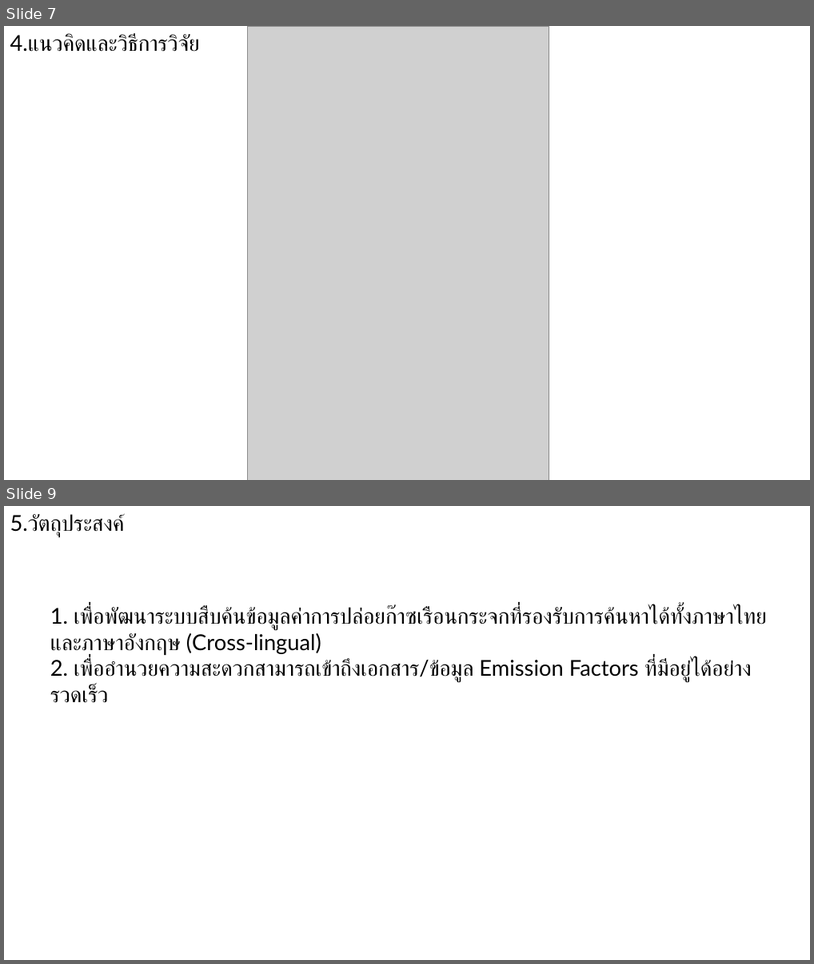
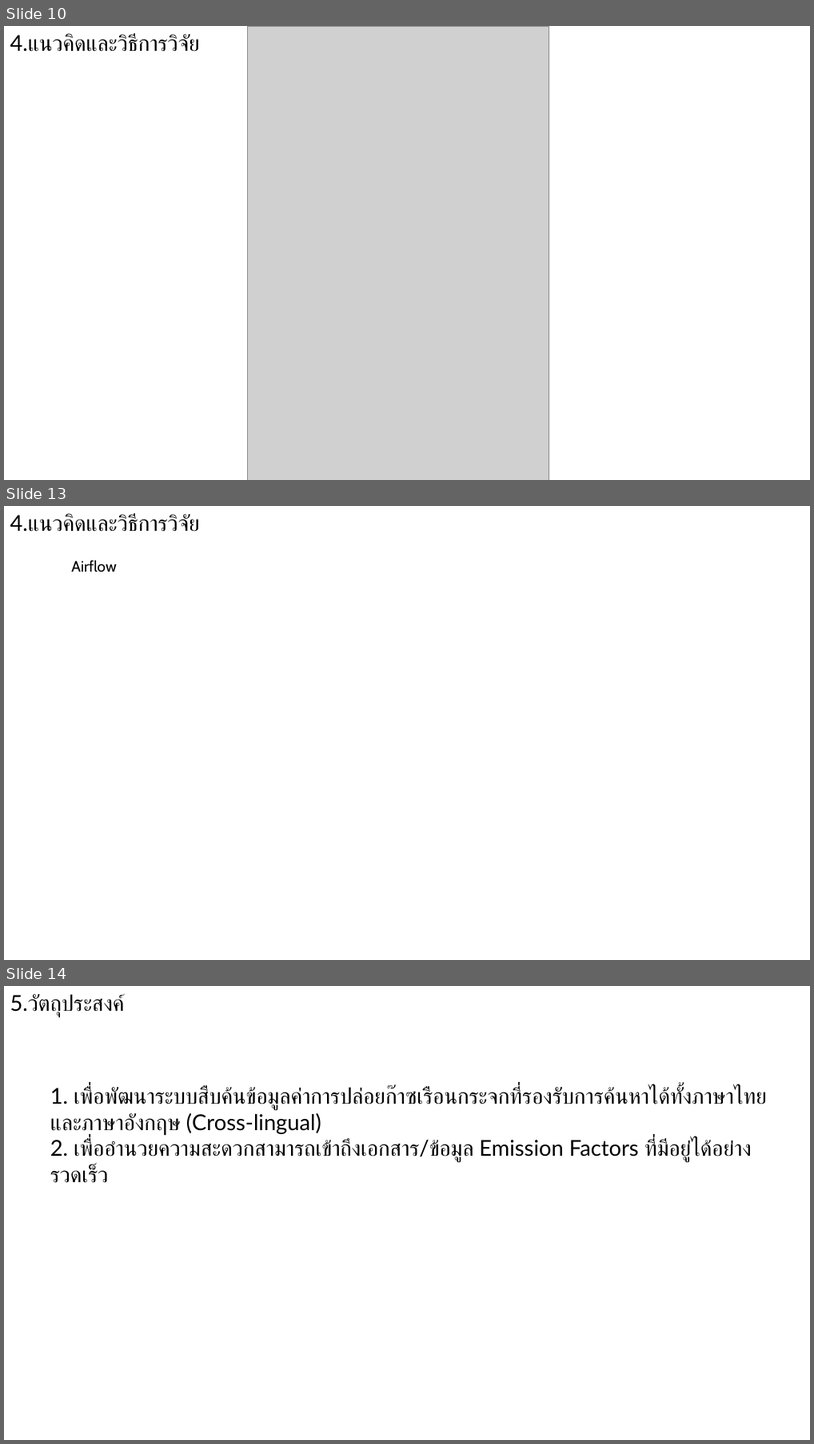
Before and after one commit to nanutnutna/thesis_ef, a slide deck: proposal/Proposal.pptx. Shown one above the other, each under a label of ours: slides 7 and 9 before the commit, slides 10, 13 and 14 after it; the slides between them are not shown. The pictures are 814x964 and 814x1444 pixels, drawn with LibreOffice and Linux fonts; fonts in the diff are those of the drawing; grey boxes stand for pictures. Boxes give left, top, right and bottom in pixels: in the first picture for what was removed or moved away, otherwise in the second. Text is boxed around its words. In the diff, an @@ line names an element or a change of style, - is before the commit and + after.

```diff
--- a/proposal/Proposal.pptx
+++ b/proposal/Proposal.pptx
@@ slide 13 added at [4,506,810,960], background #FFFFFF @@
@@ title added at [10,513,200,532], 26 pt, text #000000 @@
+4.แนวคิดและวิธีการวิจัย
@@ text added at [71,560,116,572], 18 pt, text #000000 @@
+Airflow
@@ what was slide 7 is now slide 10 @@
@@ what was slide 9 is now slide 14 @@
```
Also in this commit, not shown: 3 slides changed, 4 other slides added.
